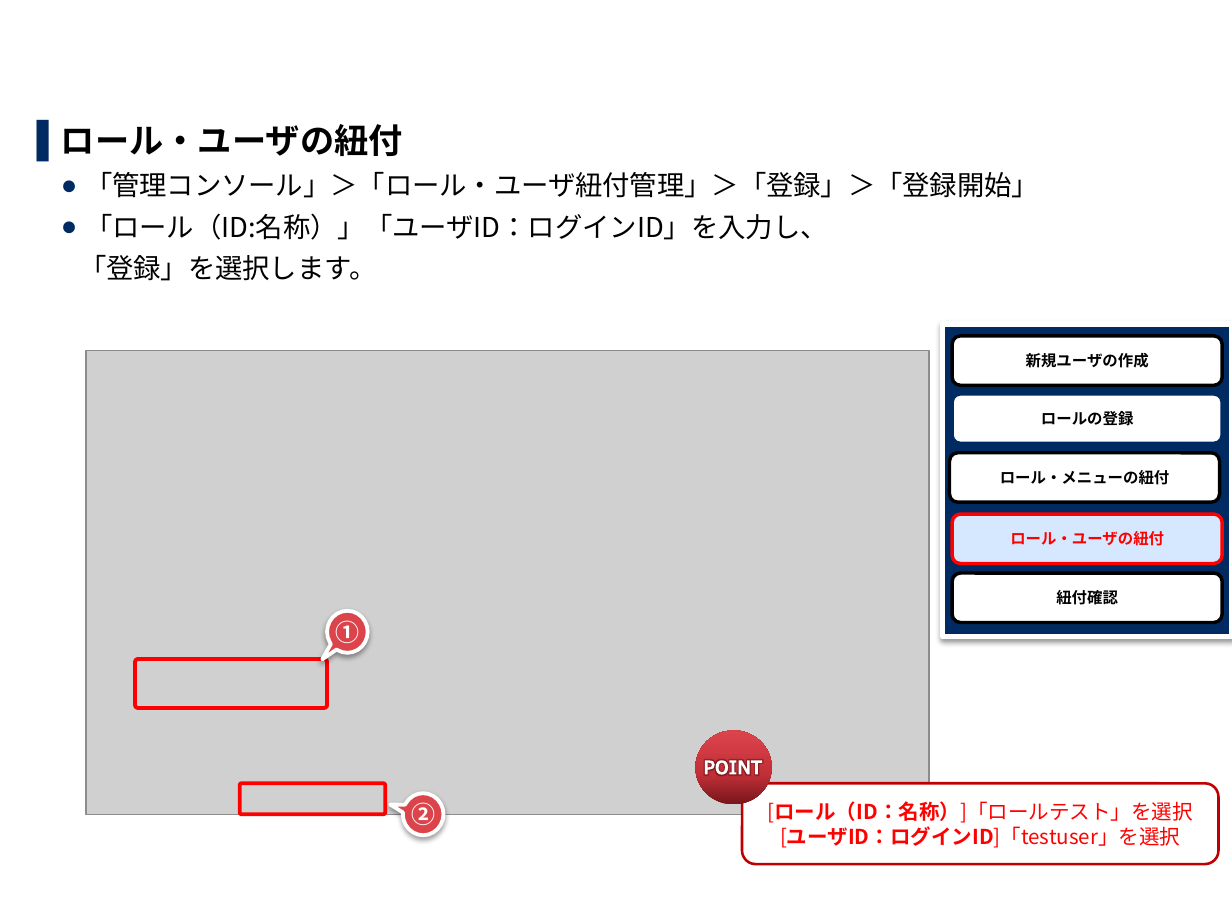
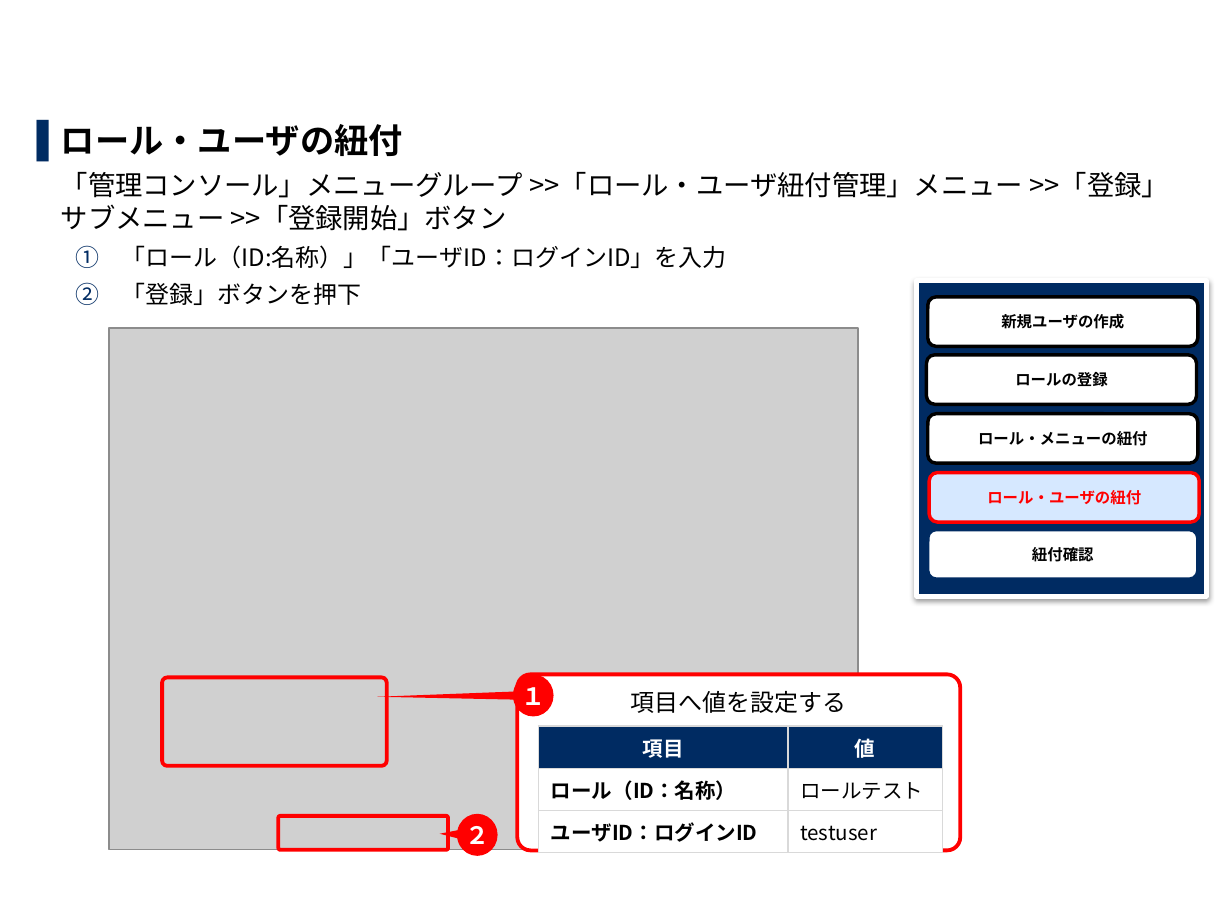
Before and after one commit to exastro-suite/it-automation-docs, a slide deck: slide 11 of asset/Learn_ja/ITA-base_practice_ja.pptx. Drawn at 1232x924 pixels with LibreOffice and Linux fonts; fonts in the diff are those of the drawing; grey boxes stand for pictures; background and template pictures are left out. Boxes give left, top, right and bottom in pixels: in the first picture for what was removed or moved away, otherwise in the second. Text is boxed around its words. In the diff, an @@ line names an element or a change of style, - is before the commit and + after.

```diff
--- a/asset/Learn_ja/ITA-base_practice_ja.pptx
+++ b/asset/Learn_ja/ITA-base_practice_ja.pptx
@@ text at <box>61,172,1169,305</box>: text changed @@
-  ● 「管理コンソール」＞「ロール・ユーザ紐付管理」＞「登録」＞「登録開始」
-  ● 「ロール（ID:名称）」「ユーザID：ログインID」を入力し、
-  「登録」を選択します。
+  「管理コンソール」メニューグループ >>「ロール・ユーザ紐付管理」メニュー >>「登録」サブメニュー >>「登録開始」ボタン
+    1. 「ロール（ID:名称）」「ユーザID：ログインID」を入力
+    2. 「登録」ボタンを押下
@@ rectangle: place and size @@
-rectangle at <box>942,324,1232,637</box>
+rectangle at <box>917,281,1206,596</box>
@@ picture: place and size @@
-picture at <box>86,351,929,816</box>
+picture at <box>108,328,857,850</box>
@@ 3 rounded rectangles: place and size @@
-3 rounded rectangles at <box>952,336,1222,563</box>
+3 rounded rectangles at <box>926,297,1199,522</box>
@@ rounded rectangle "ロールの登録" at <box>926,355,1196,404</box>: outline #002B62 2 pt to #000000 2 pt @@
@@ rounded rectangle "ロール・メニューの紐付": place and size @@
-rounded rectangle "ロール・メニューの紐付" at <box>950,453,1220,503</box>
+rounded rectangle "ロール・メニューの紐付" at <box>928,414,1198,463</box>
@@ rounded rectangle "紐付確認": place and size @@
-rounded rectangle "紐付確認" at <box>952,573,1222,622</box>
+rounded rectangle "紐付確認" at <box>928,530,1198,579</box>
@@ rounded rectangle "紐付確認" at <box>928,530,1198,579</box>: outline #000000 2 pt to #002B62 2 pt @@
@@ rounded rectangle: place and size @@
-rounded rectangle at <box>136,659,328,708</box>
+rounded rectangle at <box>163,678,387,766</box>
@@ speech bubble "１" at <box>513,674,553,716</box>: fill #DC444C to #FF0000; outline #FFFFFF 2.25 pt to none; shadow off; proportions changed @@
@@ speech bubble "１": place and size @@
-speech bubble "１" at <box>328,611,368,653</box>
+speech bubble "１" at <box>513,674,553,716</box>
@@ rounded rectangle added at <box>517,674,961,850</box>, fill #FFFFFF, outline #FF0000 2.25 pt, 14 pt, text #000000 @@
+項目へ値を設定する
@@ text in speech bubble at <box>521,687,545,705</box>: text changed @@
-①
+１
@@ table added at <box>538,726,942,846</box>, 3 rows, 2 columns @@
+項目 | 値
+ロール（ID：名称） | ロールテスト
+ユーザID：ログインID | testuser
@@ ellipse removed at <box>696,731,772,804</box> @@
@@ freeform shape removed at <box>705,760,761,775</box> @@
@@ rounded rectangle removed at <box>742,784,1218,865</box> @@
-[ロール（ID：名称）]「ロールテスト」を選択
-[ユーザID：ログインID]「testuser」を選択
@@ rounded rectangle: place and size @@
-rounded rectangle at <box>240,784,386,814</box>
+rounded rectangle at <box>278,816,448,850</box>
@@ speech bubble "２": place and size @@
-speech bubble "２" at <box>403,793,444,835</box>
+speech bubble "２" at <box>457,814,498,856</box>
@@ speech bubble "２" at <box>457,814,498,856</box>: fill #DC444C to #FF0000; outline #FFFFFF 2.25 pt to none; shadow off; proportions changed @@
@@ text in speech bubble at <box>465,826,489,844</box>: text changed @@
-②
+２
```
Also in this commit, not shown: 24 other slides changed, 5 other files.
